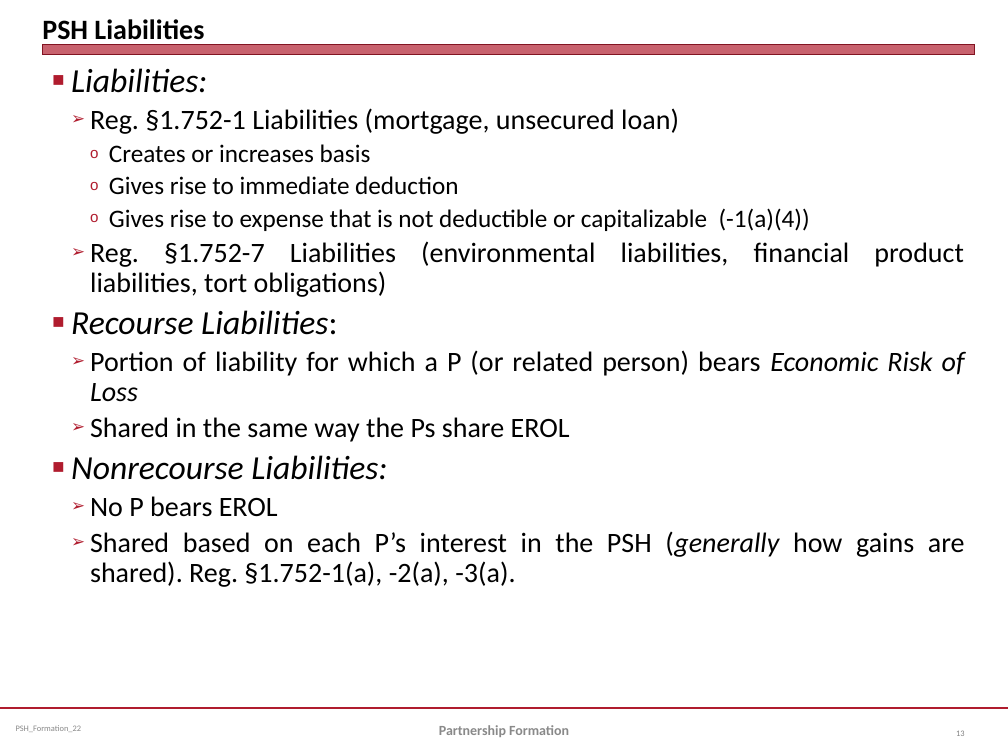
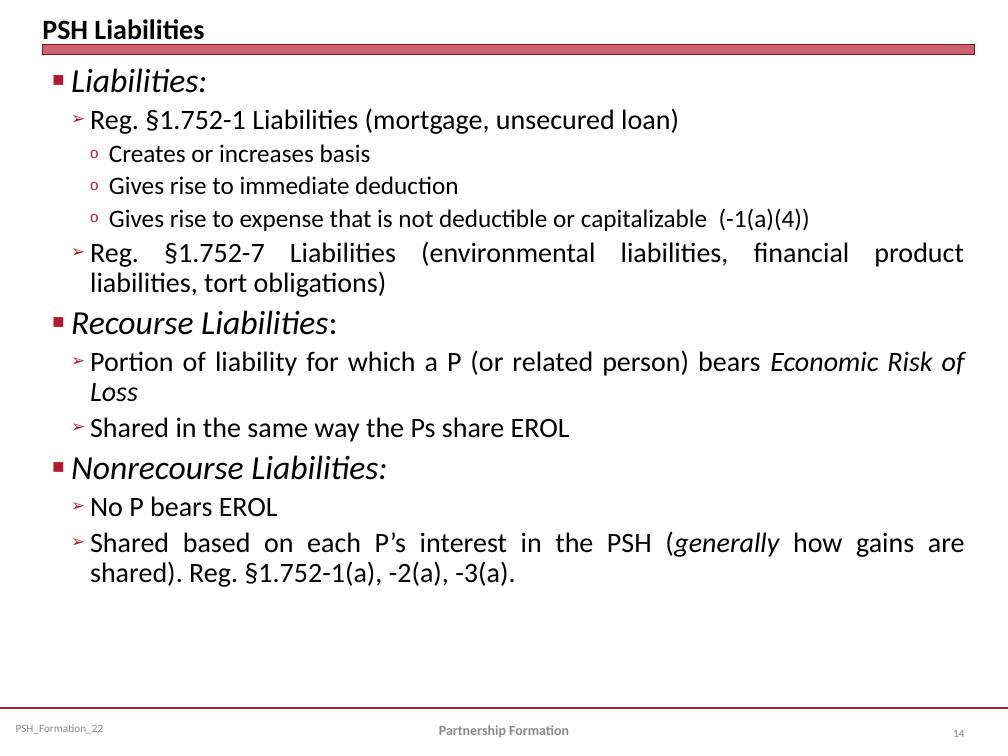
Before and after one commit to jmc877/Partnership-Tax, a slide deck: slide 14 of slides/PSH_Formation_22.pptx (slide 13 before the commit). Drawn at 1008x756 pixels with LibreOffice and Linux fonts; fonts in the diff are those of the drawing. Boxes give left, top, right and bottom in pixels: in the first picture for what was removed or moved away, otherwise in the second. Text is boxed around its words. In the diff, an @@ line names an element or a change of style, - is before the commit and + after.

```diff
--- a/slides/PSH_Formation_22.pptx
+++ b/slides/PSH_Formation_22.pptx
@@ text "PSH_Formation_22" at box(16, 724, 104, 734): size 6 to 8 pt @@
@@ page number at box(953, 730, 964, 737): text changed; size 6 to 8 pt @@
-13
+14
```
Also in this commit, not shown: 16 other slides changed, 1 slide added, 4 other files.
